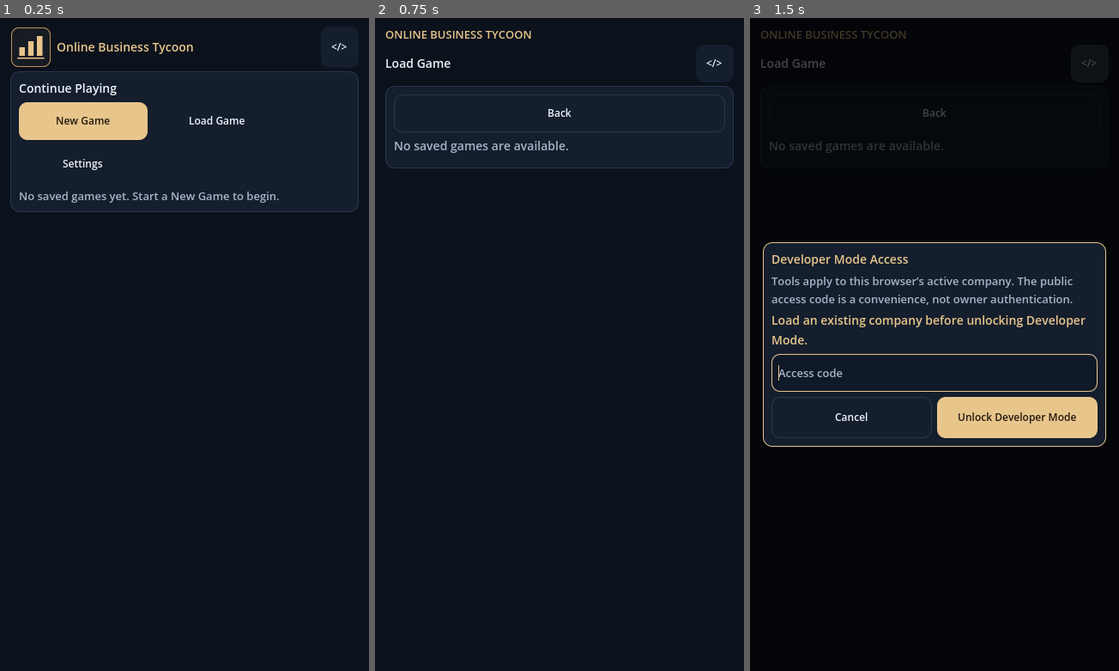
Above: before the commit, frames 1-3 (left to right).
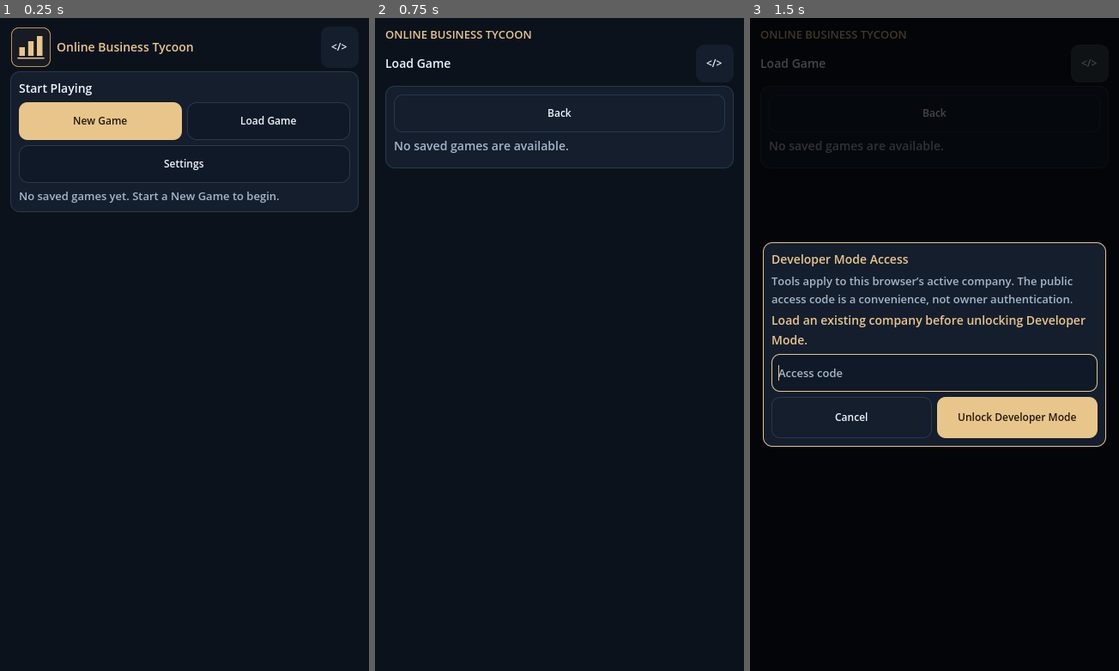
Above: after the commit, the same moments.

Repository: UphyRaop/online-business-tycoon
Game: Godot game, scene res://main.tscn
Two runs of this game, one before a commit and one after it. Both use one fixed random seed, a clock stepped at 60 frames per second and the inputs below.
Inputs:
- Up to frame 1 (0.25 s): no input
- Up to frame 2 (0.75 s): click "Load Game" at 0.5 s
- Up to frame 3 (1.5 s): click "</>" at 1.25 s

The runs differ from the first frame. In frame 1, 1.6% of the frame differs, in the area x 5-95%, y 10-26%; in frame 2, nothing differs; in frame 3, nothing differs.

Commit message:
Fix compact main menu button layout

Diff:
--- a/game_ui_test.gd
+++ b/game_ui_test.gd
@@ -4,6 +4,8 @@
 const CEO = preload("res://ceo_profile.gd")
 const Sim = preload("res://simulation.gd")
 const Ads = preload("res://advertising.gd")
+const Style = preload("res://corporate_theme.gd")
+const MenuView = preload("res://menu_view.gd")
 
 var legacy_game_id := ""
 var first_game_id := ""
@@ -25,11 +27,7 @@
 	app = Main.instantiate()
 	root.add_child(app)
 	await process_frame
-	var menu_actions := app.find_child("MainMenuActions", true, false) as FlowContainer
-	var menu_action_buttons := menu_actions.get_children() if menu_actions != null else []
-	expect(menu_actions != null and menu_actions.size.x <= 581.0 and menu_action_buttons.size() == 3
-		and menu_action_buttons.all(func(button): return button.custom_minimum_size.x <= 172.0),
-		"Main Menu actions remain in a compact, bounded row on wide screens with touch-friendly button widths")
+	_test_main_menu_layout()
 	test_legacy_game_is_visible()
 	test_required_new_game_identity()
 	test_independent_game_saves_and_profiles()
@@ -39,6 +37,63 @@
 	_cleanup()
 	print("Game selection UI: %d failures" % failures)
 	quit(0 if failures == 0 else 1)
+
+func _test_main_menu_layout() -> void:
+	var actions := app.find_child("MainMenuActions", true, false) as VBoxContainer
+	var primary_grid := app.find_child("MainMenuPrimaryActions", true, false) as GridContainer
+	var new_game := app.find_child("MainMenuNewGame", true, false) as Button
+	var load_game := app.find_child("MainMenuLoadGame", true, false) as Button
+	var settings_button := app.find_child("MainMenuSettings", true, false) as Button
+	expect(MenuView.play_heading([]) == "Start Playing" and MenuView.play_heading([{"game_id": "saved"}]) == "Continue Playing",
+		"Main Menu play heading reflects whether a recoverable game exists")
+	expect(has_label("Continue Playing"), "Main Menu shows Continue Playing when a saved game exists")
+	expect(actions != null and primary_grid != null and primary_grid.columns == 2 and new_game != null and load_game != null
+		and settings_button != null and new_game.get_parent() == primary_grid and load_game.get_parent() == primary_grid
+		and settings_button.get_parent() == actions,
+		"Main Menu places New Game and Load Game together with Settings on its own full-width row")
+	if new_game == null or load_game == null or settings_button == null or primary_grid == null:
+		return
+	var new_style := new_game.get_theme_stylebox("normal") as StyleBoxFlat
+	var load_style := load_game.get_theme_stylebox("normal") as StyleBoxFlat
+	var settings_style := settings_button.get_theme_stylebox("normal") as StyleBoxFlat
+	expect(new_style != null and new_style.bg_color == Style.GOLD,
+		"New Game uses the visible gold primary button style")
+	expect(load_style != null and load_style.bg_color == Style.INPUT and load_style.border_color == Style.LINE
+		and settings_style != null and settings_style.bg_color == Style.INPUT and settings_style.border_color == Style.LINE,
+		"Load Game and Settings use visible dark secondary button styles")
+	expect([new_game, load_game, settings_button].all(func(button): return button.custom_minimum_size.y >= 44.0),
+		"Main Menu buttons preserve minimum 44px touch targets")
+	settings_button.pressed.emit()
+	expect(app.screen == "Settings", "Settings opens the existing settings screen")
+	app.open_screen("Title")
+	load_game = app.find_child("MainMenuLoadGame", true, false) as Button
+	if load_game == null:
+		expect(false, "Main Menu Load Game action remains present after returning from Settings")
+		return
+	load_game.pressed.emit()
+	expect(app.screen == "Load", "Load Game opens the existing save-loading screen")
+	app.open_screen("Title")
+	for viewport in [Vector2i(360, 800), Vector2i(390, 844), Vector2i(844, 390), Vector2i(1366, 768), Vector2i(1920, 1080)]:
+		root.size = viewport
+		app._update_responsive_layout()
+		await process_frame
+		await process_frame
+		var viewport_grid := app.find_child("MainMenuPrimaryActions", true, false) as GridContainer
+		var viewport_new := app.find_child("MainMenuNewGame", true, false) as Button
+		var viewport_load := app.find_child("MainMenuLoadGame", true, false) as Button
+		var viewport_settings := app.find_child("MainMenuSettings", true, false) as Button
+		var grid_rect := viewport_grid.get_global_rect() if viewport_grid != null else Rect2()
+		var new_rect := viewport_new.get_global_rect() if viewport_new != null else Rect2()
+		var load_rect := viewport_load.get_global_rect() if viewport_load != null else Rect2()
+		var settings_rect := viewport_settings.get_global_rect() if viewport_settings != null else Rect2()
+		expect(viewport_grid != null and viewport_new != null and viewport_load != null and viewport_settings != null
+			and grid_rect.size.x > 0.0 and new_rect.position.x >= grid_rect.position.x - 1.0
+			and load_rect.end.x <= grid_rect.end.x + 1.0 and new_rect.end.x <= load_rect.position.x
+			and settings_rect.size.x >= grid_rect.size.x - 1.0,
+			"Main Menu buttons align without clipping at %dx%d" % [viewport.x, viewport.y])
+	root.size = Vector2i(1280, 720)
+	app._update_responsive_layout()
+	await process_frame
 
 func test_legacy_game_is_visible() -> void:
 	var legacy := Games.get_game(legacy_game_id)
--- a/main.gd
+++ b/main.gd
@@ -593,13 +593,16 @@
 		var grid := find_child(grid_name, true, false) as GridContainer
 		if grid != null:
 			grid.columns = 3 if viewport_width >= 900.0 else (2 if viewport_width >= 600.0 else 1)
-	var menu_actions := find_child("MainMenuActions", true, false) as FlowContainer
+	var menu_actions := find_child("MainMenuActions", true, false) as VBoxContainer
 	if menu_actions != null:
-		menu_actions.custom_minimum_size.x = minf(580.0, maxf(0.0, viewport_width - 66.0))
-		for child in menu_actions.get_children():
+		menu_actions.size_flags_horizontal = Control.SIZE_EXPAND_FILL
+	var menu_grid := find_child("MainMenuPrimaryActions", true, false) as GridContainer
+	if menu_grid != null:
+		menu_grid.columns = 2
+		for child in menu_grid.get_children():
 			var action_button := child as Button
 			if action_button != null:
-				action_button.custom_minimum_size.x = 150.0 if viewport_width < 600.0 else 172.0
+				action_button.custom_minimum_size = Vector2(150.0 if viewport_width < 600.0 else 172.0, TOUCH_HEIGHT)
 
 func _reflow_page_cards() -> void:
 	if not is_instance_valid(page_grid):
--- a/menu_view.gd
+++ b/menu_view.gd
@@ -25,19 +25,30 @@
 	return header
 
 static func title(app: Control) -> void:
-	var play: VBoxContainer = app.wide_card("Continue Playing")
-	var actions := FlowContainer.new()
+	var games := GameStore.list_games()
+	var play: VBoxContainer = app.wide_card(play_heading(games))
+	var actions := VBoxContainer.new()
 	actions.name = "MainMenuActions"
-	actions.size_flags_horizontal = Control.SIZE_SHRINK_BEGIN
-	actions.custom_minimum_size.x = minf(580.0, maxf(0.0, app.size.x - 66.0))
-	actions.add_theme_constant_override("h_separation", Style.BUTTON_GROUP_GAP)
-	actions.add_theme_constant_override("v_separation", Style.BUTTON_GROUP_GAP)
+	actions.size_flags_horizontal = Control.SIZE_EXPAND_FILL
+	actions.add_theme_constant_override("separation", Style.BUTTON_GROUP_GAP)
 	play.add_child(actions)
-	for item in [["New Game", app.start_new_game, true], ["Load Game", app.open_screen.bind("Load"), false], ["Settings", app.open_screen.bind("Settings"), false]]:
-		var button: Button = app.action(actions, item[0], item[1], item[2])
-		button.size_flags_horizontal = Control.SIZE_SHRINK_CENTER
-		button.custom_minimum_size.x = 150 if app.size.x < 600.0 else 172
-	var games := GameStore.list_games()
+	var primary_actions := GridContainer.new()
+	primary_actions.name = "MainMenuPrimaryActions"
+	primary_actions.columns = 2
+	primary_actions.size_flags_horizontal = Control.SIZE_EXPAND_FILL
+	primary_actions.add_theme_constant_override("h_separation", Style.BUTTON_GROUP_GAP)
+	primary_actions.add_theme_constant_override("v_separation", Style.BUTTON_GROUP_GAP)
+	actions.add_child(primary_actions)
+	for item in [["New Game", app.start_new_game, true], ["Load Game", app.open_screen.bind("Load"), false]]:
+		var button: Button = app.action(primary_actions, item[0], item[1], item[2])
+		button.name = "MainMenu%s" % str(item[0]).replace(" ", "")
+		button.size_flags_horizontal = Control.SIZE_EXPAND_FILL
+		button.custom_minimum_size = Vector2(150 if app.size.x < 600.0 else 172, Style.BUTTON_TOUCH_HEIGHT)
+		if item[0] == "Load Game": _style_menu_secondary(button)
+	var settings_button: Button = app.action(actions, "Settings", app.open_screen.bind("Settings"))
+	settings_button.name = "MainMenuSettings"
+	settings_button.size_flags_horizontal = Control.SIZE_EXPAND_FILL
+	_style_menu_secondary(settings_button)
 	if games.is_empty():
 		play.add_child(app.label("No saved games yet. Start a New Game to begin.", Style.FONT_BODY, Style.MUTED))
 	else:
@@ -54,6 +65,18 @@
 		play.add_child(cards)
 		for game in games:
 			_game_card(app, game, true, cards, game_names)
+
+static func play_heading(games: Array) -> String:
+	return "Continue Playing" if not games.is_empty() else "Start Playing"
+
+static func _style_menu_secondary(button: Button) -> void:
+	button.add_theme_stylebox_override("normal", Style.box(Style.INPUT, Style.LINE, Style.CARD_RADIUS, Style.BUTTON_PADDING))
+	button.add_theme_stylebox_override("hover", Style.box(Style.SURFACE.lightened(0.08), Style.LINE.lightened(0.18), Style.CARD_RADIUS, Style.BUTTON_PADDING))
+	button.add_theme_stylebox_override("pressed", Style.box(Style.SURFACE, Style.GOLD, Style.CARD_RADIUS, Style.BUTTON_PADDING))
+	var focus := Style.box(Style.INPUT, Style.GOLD, Style.CARD_RADIUS, Style.BUTTON_PADDING)
+	focus.draw_center = false
+	button.add_theme_stylebox_override("focus", focus)
+	button.add_theme_stylebox_override("disabled", Style.box(Style.BG, Style.LINE, Style.CARD_RADIUS, Style.BUTTON_PADDING))
 
 static func slots(app: Control, saving: bool) -> void:
 	var back: VBoxContainer = app.wide_card("")
Binary file added: docs/issue1-1024x768.png
Binary file added: docs/issue1-1366x768.png
Binary file added: docs/issue1-1920x1080.png
Binary file added: docs/issue1-360x800.png
Binary file added: docs/issue1-390x844.png
Binary file added: docs/issue1-430x932.png
Binary file added: docs/issue1-768x1024.png
Binary file added: docs/issue1-844x390.png
Binary file added: docs/issue1-mobile-load-game-activation.png
Binary file added: docs/issue1-mobile-menu-before-start.png
Binary file added: docs/issue1-mobile-new-game-activation.png
Binary file added: docs/issue1-mobile-settings-activation.png
